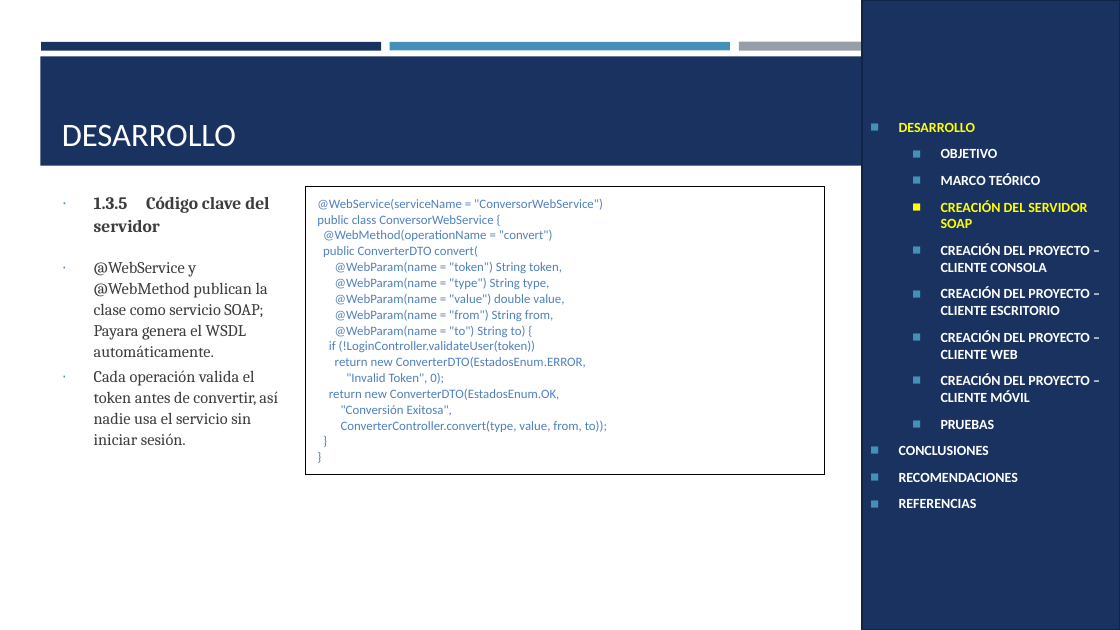
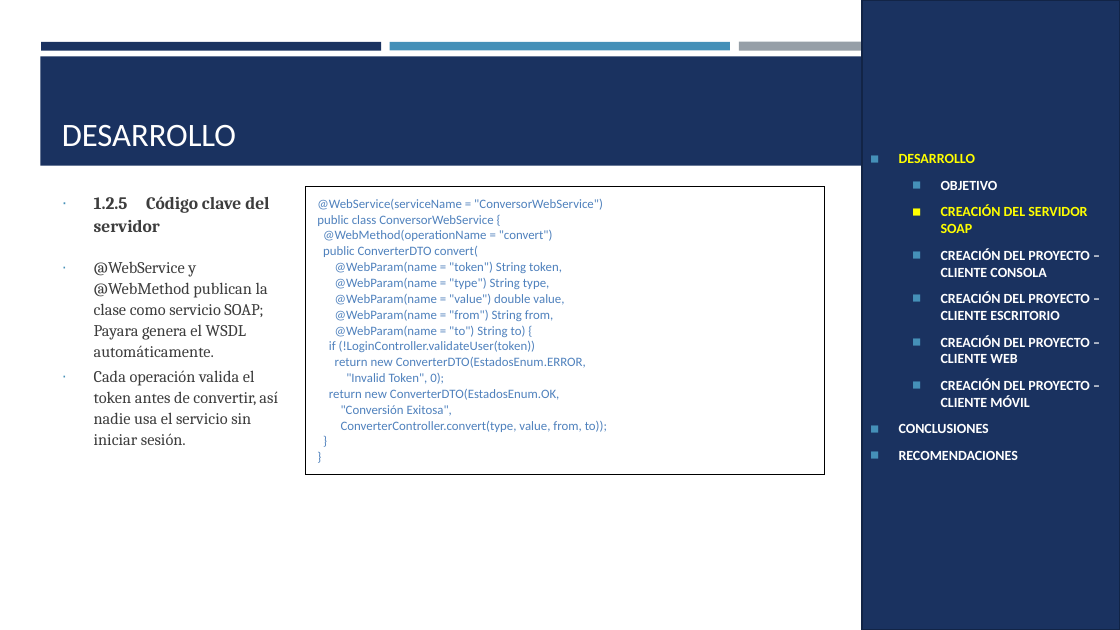
Before and after one commit to IMarcusDev/TI.1.1.-PAO202651_SOAP_JAVA_SINBDD_NRC_36883_GR04, a slide deck: slide 8 of 05. DOCUMENTACION/PRESENTACION TI.1.1. SOAP sin BDD en JAVA GR4.pptx (slide 12 before the commit). Drawn at 1120x630 pixels with LibreOffice and Linux fonts; fonts in the diff are those of the drawing. Boxes give left, top, right and bottom in pixels: in the first picture for what was removed or moved away, otherwise in the second. Text is boxed around its words. In the diff, an @@ line names an element or a change of style, - is before the commit and + after.

```diff
--- a/05. DOCUMENTACION/PRESENTACION TI.1.1. SOAP sin BDD en JAVA GR4.pptx
+++ b/05. DOCUMENTACION/PRESENTACION TI.1.1. SOAP sin BDD en JAVA GR4.pptx
@@ text in rectangle at (x1=941, y1=173, x2=1040, y2=185): paragraph removed @@
-  ◼ MARCO TEÓRICO
@@ text at (x1=94, y1=196, x2=269, y2=232): text changed @@
-∙ 1.3.5 Código clave del servidor
+∙ 1.2.5 Código clave del servidor
@@ text in rectangle at (x1=941, y1=420, x2=995, y2=429): paragraph removed @@
-  ◼ PRUEBAS
@@ text in rectangle at (x1=899, y1=499, x2=977, y2=508): paragraph removed @@
-◼ REFERENCIAS
```
Also in this commit, not shown: 21 other slides changed, 7 slides removed.
